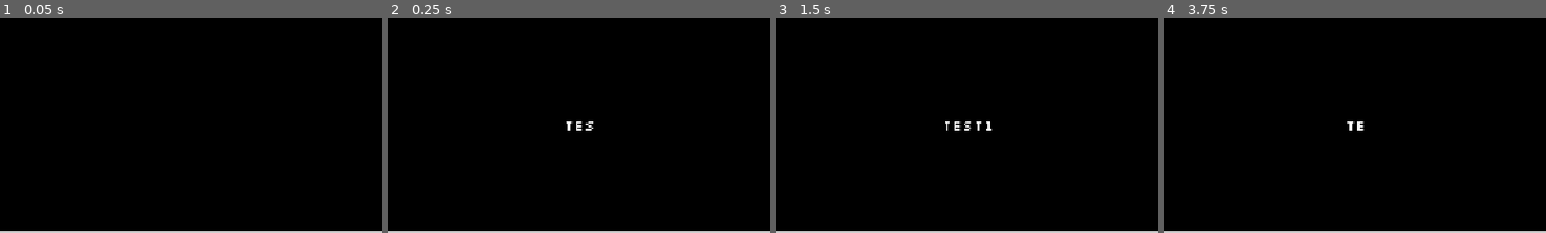
Above: before the commit, frames 1-4 (left to right).
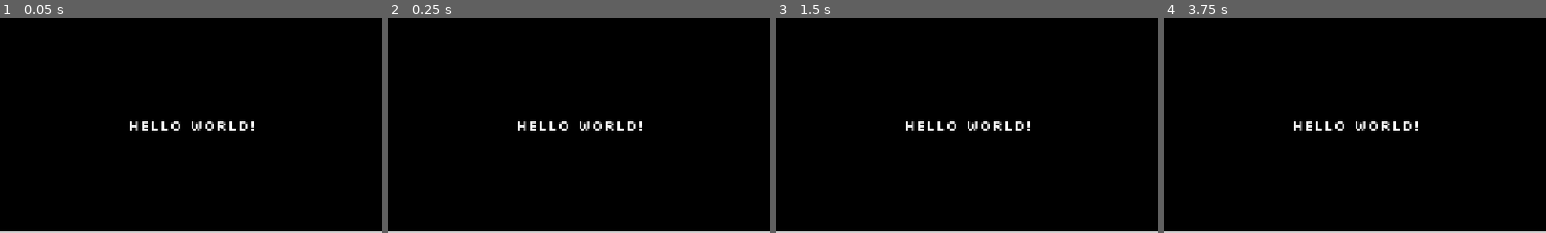
Above: after the commit, the same moments.

Repository: DudeNamedDarcy/CosmicJam2026
Game: Godot game, scene res://dialogue/intro_dialogue_box.tscn
Two runs of this game, one before a commit and one after it. Both use one fixed random seed, a clock stepped at 60 frames per second and the inputs below. This scene is started directly instead of the project's main scene. Sound files missing from this copy of the repository are replaced by a short silence.
Inputs (mouse positions are % of the whole screen's width and height, from its top left):
- Up to frame 1 (0.05 s): no input
- Up to frame 2 (0.25 s): no input
- Up to frame 3 (1.5 s): tap Enter at 0.5 s; move the mouse to (72, 45) at 0.52 s; press the mouse at (72, 45) at 0.53 s; hold Right (ComboRight) 0.53-1.25 s; release the mouse at (72, 45) at 1.25 s; tap Space at 1.25 s; drag from (30, 55) to (45, 70) at 1.27 s
- Up to frame 4 (3.75 s): tap Enter at 2, 3.5 s; move the mouse to (60, 28) at 2.02 s; hold Right (ComboRight) 2.03-2.75 s; tap E (interact) at 2.1 s; tap Space at 2.75 s; drag from (45, 70) to (20, 35) at 2.77 s; move the mouse to (80, 65) at 3.52 s; hold Left (ComboLeft) from 3.53 s (still down); tap G (dialogue_next) at 3.6 s
The pictures show only the part of the screen within x 25-75%, y 1-51%; the shares and areas given below are measured in that part.

The runs differ from the first frame. In frame 1, 0.7% of the frame differs, in the area x 34-67%, y 48-53%; in frame 2, 0.8%; in frame 3, 0.8%; in frame 4, 0.7%.

Commit message:
Combonoise fixed Glorp no longer stuck in the intro

Diff:
--- a/Scenes/rod_noise.gd
+++ b/Scenes/rod_noise.gd
@@ -14,10 +14,16 @@
 var winCount = 0
 var reelMax = 0
 var reelPossible = true
+var comboWin
 
 # Called when the node enters the scene tree for the first time.
 func _ready() -> void:
 	comboCount = 0
+	if comboWin == null:
+		comboWin = AudioStreamPlayer2D.new()
+		add_child(comboWin)
+
+	comboWin.stream = success
 	pass # Replace with function body.
 
 # Called every frame. 'delta' is the elapsed time since the previous frame.
@@ -82,9 +88,8 @@
 		play()
 
 func combo_win():
-	pitch_scale = randf_range(1,1.05)
+	comboWin.pitch_scale = randf_range(1,1.05)
 	stream = success
 	if(not playing):
-		play()
-		await get_tree().create_timer(0.02).timeout
+		comboWin.play()
 		comboing()
--- a/dialogue/dialogue_box.gd
+++ b/dialogue/dialogue_box.gd
@@ -39,7 +39,7 @@
 func _ready() -> void:
 	await get_tree().process_frame #yeah checks out
 	await get_tree().process_frame
-	show_text(dialogue)
+	#show_text(dialogue)
 	#button.pressed.connect(_advance)
 	pass
 
--- a/dialogue/dialogue_box.tscn
+++ b/dialogue/dialogue_box.tscn
@@ -30,4 +30,5 @@
 
 [node name="AudioStreamPlayer" type="AudioStreamPlayer" parent="." unique_id=287376721]
 unique_name_in_owner = true
+autoplay = false
 stream = ExtResource("3_dcftc")
--- a/dialogue/intro_dialogue_box.gd
+++ b/dialogue/intro_dialogue_box.gd
@@ -39,7 +39,7 @@
 func _ready() -> void:
 	await get_tree().process_frame #yeah checks out
 	await get_tree().process_frame
-	show_text(dialogue)
+	#show_text(dialogue)
 	#button.pressed.connect(_advance)
 	pass
 
Not shown: 1 places in dialogue/intro_dialogue_box.tscn that only renumber resources
